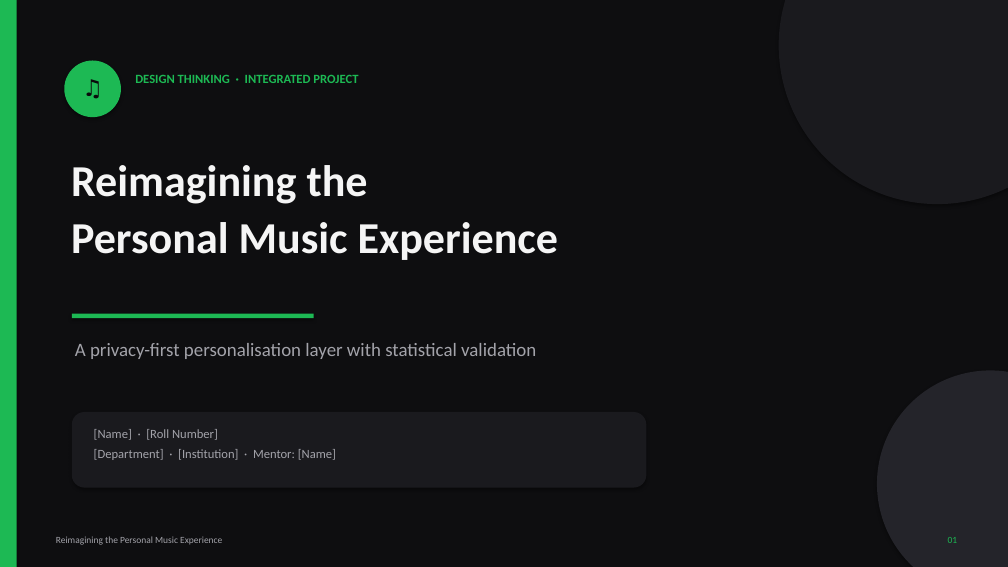
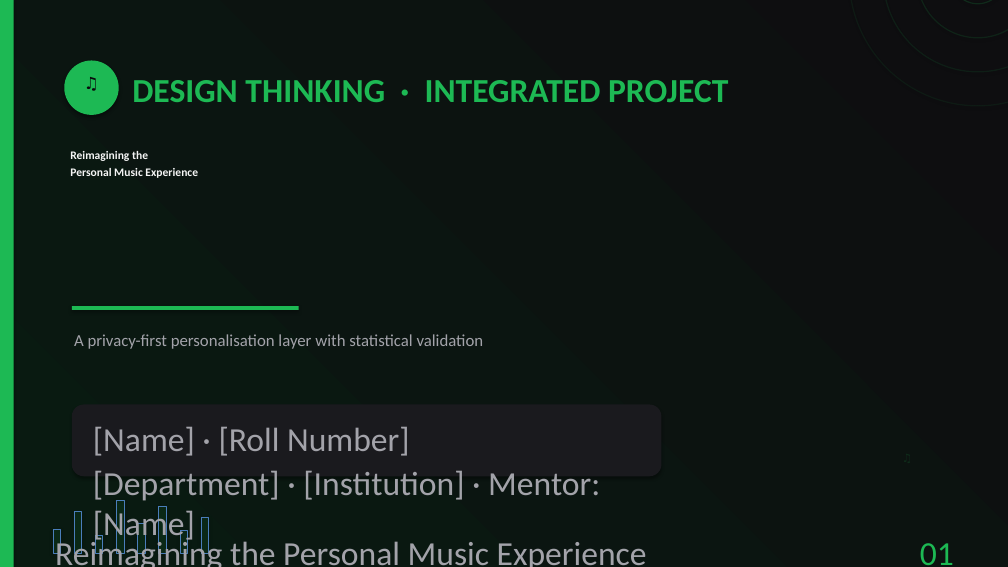
Before and after one commit to preet-kamdar/design-thinking-sem3, a slide deck: slide 1 of docs/Presentation.pptx. Drawn at 1008x567 pixels with LibreOffice and Linux fonts; fonts in the diff are those of the drawing. Boxes give left, top, right and bottom in pixels: in the first picture for what was removed or moved away, otherwise in the second. Text is boxed around its words. In the diff, an @@ line names an element or a change of style, - is before the commit and + after.

Commit message:
Apply 3-size type system, gradient backgrounds and subtle music motifs to deck

```diff
--- a/docs/Presentation.pptx
+++ b/docs/Presentation.pptx
@@ background #0E0E10 to #FFFFFF @@
@@ rectangle added at box(0, 0, 1008, 567), fill gradient #091A11 to #0E0E10 @@
@@ ellipse removed at box(779, 0, 1008, 204) @@
@@ ellipse: place and size @@
-ellipse at box(877, 371, 1008, 567)
+ellipse at box(849, 0, 1008, 106)
@@ ellipse at box(849, 0, 1008, 106): fill #24242A to none; outline none to #1DB954 1.2 pt @@
@@ ellipse added at box(883, 0, 1008, 72), outline #1DB954 1.2 pt @@
@@ ellipse added at box(917, 0, 1008, 38), outline #1DB954 1.2 pt @@
@@ ellipse added at box(951, 0, 1004, 4), outline #1DB954 1.2 pt @@
@@ text "♫" at box(64, 72, 119, 98): size 22 to 16 pt; less space between paragraphs @@
@@ text "DESIGN THINKING · INTEGRATED PROJECT" at box(132, 80, 729, 102): size 12 to 32 pt; less space between paragraphs @@
@@ text "Reimagining the" at box(70, 151, 198, 178): size 42 to 11 pt; less space between paragraphs @@
@@ text "A privacy-first personalisation layer with ...": place and size @@
-text "A privacy-first personalisation layer with ..." at box(75, 343, 536, 359)
+text "A privacy-first personalisation layer with ..." at box(74, 334, 484, 349)
@@ text "A privacy-first personalisation layer with ..." at box(74, 334, 484, 349): size 18 to 16 pt; less space between paragraphs @@
@@ rectangle: place and size @@
-rectangle at box(72, 314, 314, 318)
+rectangle at box(72, 306, 299, 310)
@@ rounded rectangle: place and size @@
-rounded rectangle at box(72, 412, 647, 488)
+rounded rectangle at box(72, 405, 662, 476)
@@ text "[Name] · [Roll Number]" at box(93, 426, 600, 543): size 12 to 32 pt; less space between paragraphs @@
@@ text added at box(900, 450, 953, 495), 11 pt, text #1DB954 at 14% opacity @@
+♫
@@ rectangle added at box(116, 501, 124, 554), fill #1DB954 at 10% opacity @@
@@ rectangle added at box(159, 507, 166, 554), fill #1DB954 at 10% opacity @@
@@ text "Reimagining the Personal Music Experience" at box(55, 537, 647, 567): size 9 to 32 pt; less space between paragraphs @@
@@ rectangle added at box(53, 529, 60, 554), fill #1DB954 at 10% opacity @@
@@ rectangle added at box(74, 512, 82, 554), fill #1DB954 at 10% opacity @@
@@ rectangle added at box(95, 535, 103, 554), fill #1DB954 at 10% opacity @@
@@ rectangle added at box(138, 523, 145, 554), fill #1DB954 at 10% opacity @@
@@ rectangle added at box(180, 531, 188, 554), fill #1DB954 at 10% opacity @@
@@ rectangle added at box(201, 517, 209, 554), fill #1DB954 at 10% opacity @@
@@ text "01" at box(920, 543, 954, 565): size 9 to 32 pt; less space between paragraphs @@
```
Also in this commit, not shown: 14 other slides changed, 9 other files.
